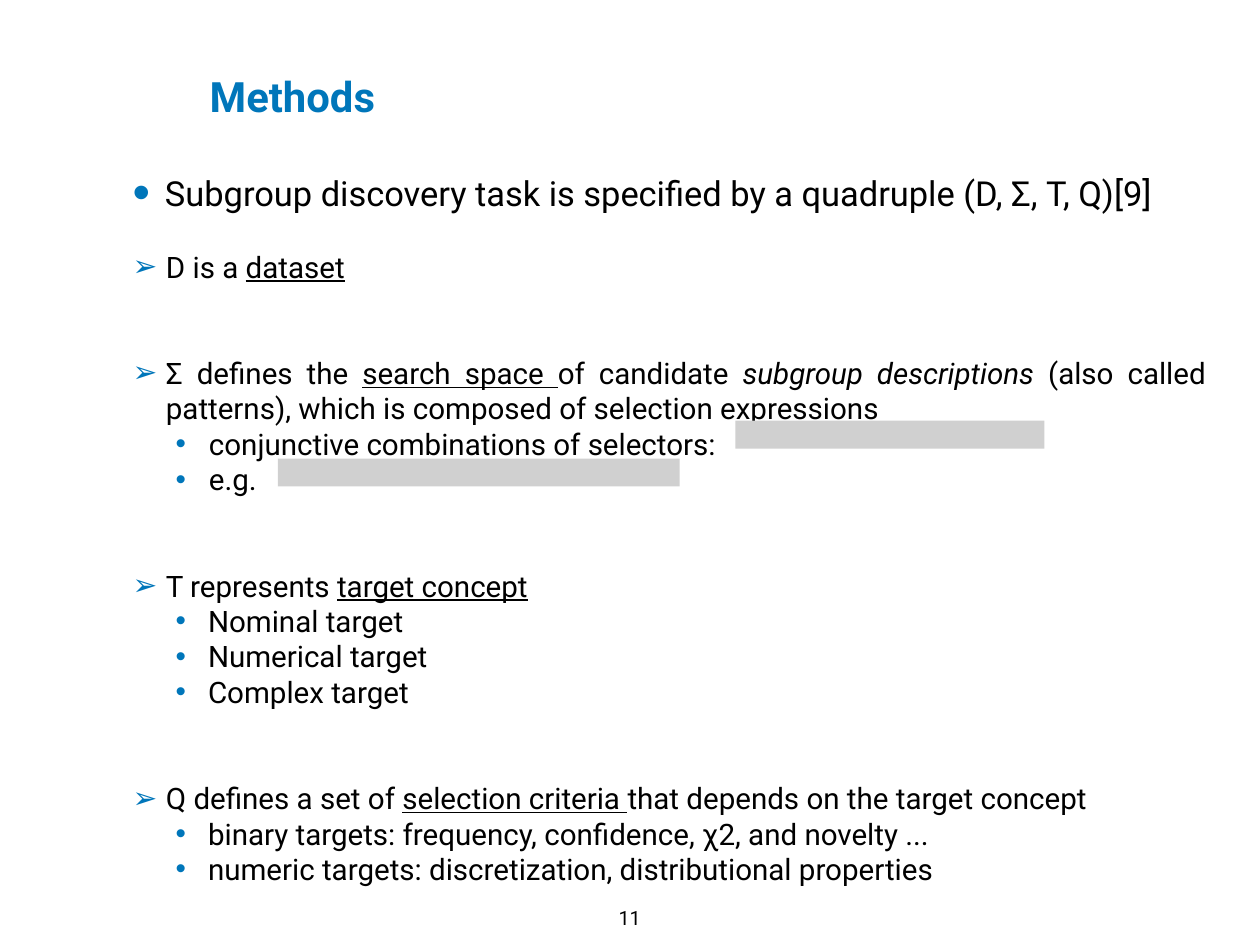
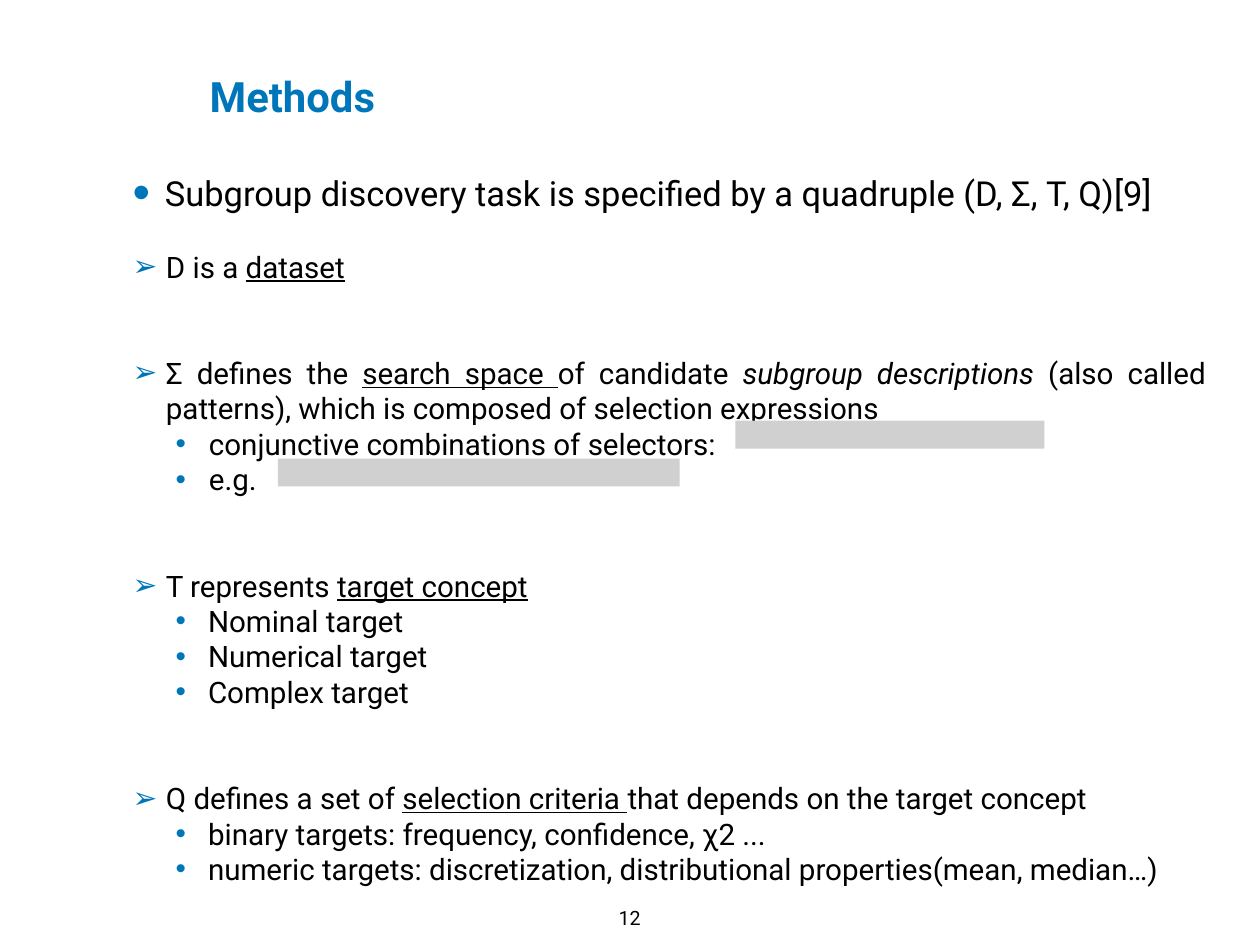
Before and after one commit to XiaoqiMa/Master-Thesis, a slide deck: slide 12 of Thesis/Proposal/slides/thesis_proposal.pptx (slide 11 before the commit). Drawn at 1260x945 pixels with LibreOffice and Linux fonts; fonts in the diff are those of the drawing; grey boxes stand for pictures; background and template pictures are left out. Boxes give left, top, right and bottom in pixels: in the first picture for what was removed or moved away, otherwise in the second. Text is boxed around its words. In the diff, an @@ line names an element or a change of style, - is before the commit and + after.

Commit message:
modify presentation slides

```diff
--- a/Thesis/Proposal/slides/thesis_proposal.pptx
+++ b/Thesis/Proposal/slides/thesis_proposal.pptx
@@ text at (x1=208, y1=822, x2=1158, y2=887): text changed @@
-  • binary targets: frequency, confidence, χ2, and novelty ...
-  • numeric targets: discretization, distributional properties
+  • binary targets: frequency, confidence, χ2 ...
+  • numeric targets: discretization, distributional properties(mean, median…)
@@ page number at (x1=619, y1=911, x2=641, y2=925): text changed @@
-11
+12
```
Also in this commit, not shown: 6 other slides changed, 2 slides added.
